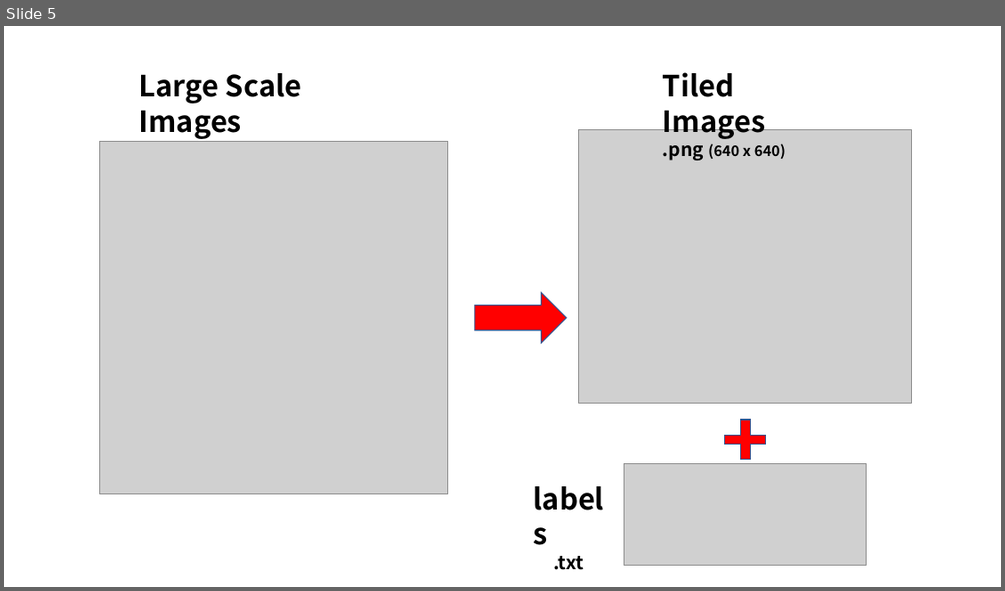
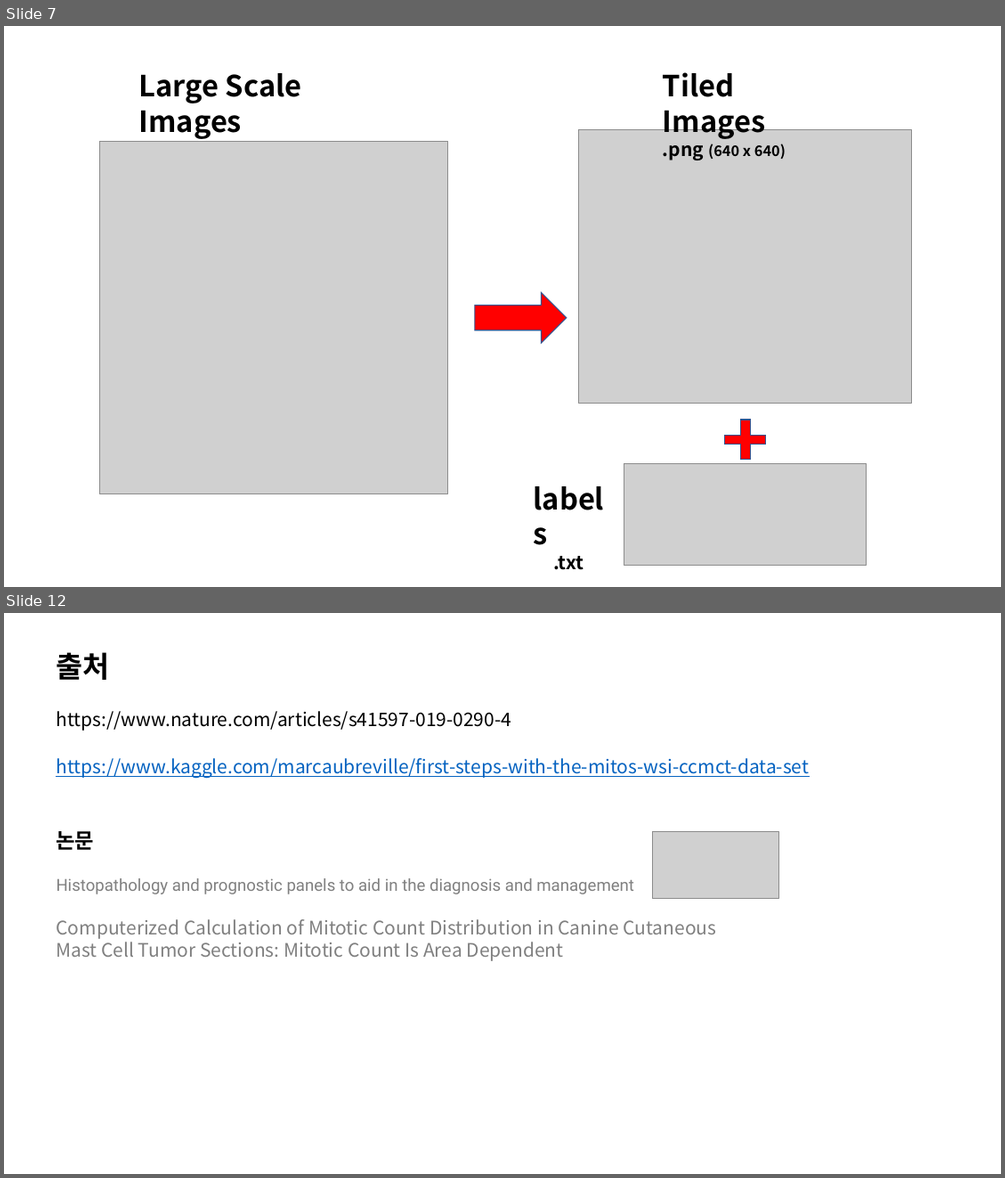
Before and after one commit to hslee4716/CCMCT, a slide deck: 발표자료/CCMCT_중간발표.pptx. Shown one above the other, each under a label of ours: slide 5 before the commit, slides 7 and 12 after it; the slides between them are not shown. The pictures are 1005x591 and 1005x1178 pixels, drawn with LibreOffice and Linux fonts; fonts in the diff are those of the drawing; grey boxes stand for pictures. Boxes give left, top, right and bottom in pixels: in the first picture for what was removed or moved away, otherwise in the second. Text is boxed around its words. In the diff, an @@ line names an element or a change of style, - is before the commit and + after.

```diff
--- a/발표자료/CCMCT_중간발표.pptx
+++ b/발표자료/CCMCT_중간발표.pptx
@@ slide 12 added at bbox=[4, 613, 1001, 1174], background #FFFFFF @@
@@ text added at bbox=[57, 652, 110, 680], 28 pt, text #000000, bold @@
+출처
@@ text added at bbox=[57, 711, 512, 730], 18 pt, text #000000 @@
+https://www.nature.com/articles/s41597-019-0290-4
@@ text added at bbox=[56, 758, 809, 778], 18 pt, text #0563C1, underline @@
+https://www.kaggle.com/marcaubreville/first-steps-with-the-mitos-wsi-ccmct-data-set
@@ text added at bbox=[57, 831, 95, 850], 20 pt, text #000000, bold @@
+논문
@@ picture added at bbox=[652, 831, 778, 899] @@
@@ text added at bbox=[57, 878, 634, 894], 16 pt, text #808080 @@
+Histopathology and prognostic panels to aid in the diagnosis and management
@@ text added at bbox=[57, 919, 716, 961], 18 pt, text #808080 @@
+Computerized Calculation of Mitotic Count Distribution in Canine Cutaneous Mast Cell Tumor Sections: Mitotic Count Is Area Dependent
@@ what was slide 5 is now slide 7 @@
```
Also in this commit, not shown: 4 slides changed, 4 other slides added, 40 other files.
